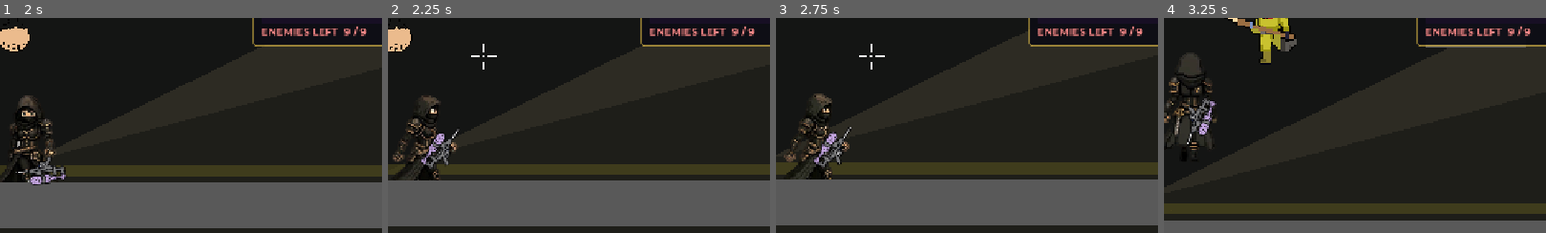
Above: before the commit, frames 1-4 (left to right).
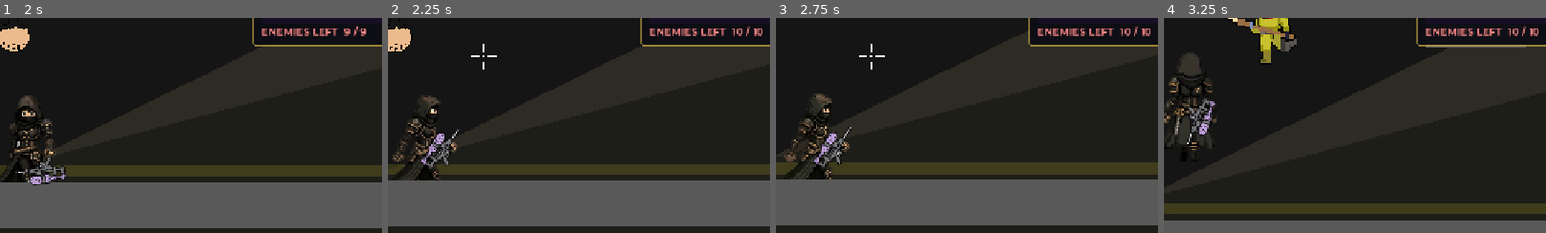
Above: after the commit, the same moments.

Repository: coyote321/BobaGame
Game: Godot game, scene res://Scenes/MissionScene5.tscn
Two runs of this game, one before a commit and one after it. Both use one fixed random seed, a clock stepped at 60 frames per second and the inputs below. This scene is started directly instead of the project's main scene. Sound files missing from this copy of the repository are replaced by a short silence.
Inputs (mouse positions are % of the whole screen's width and height, from its top left):
- Up to frame 1 (2 s): tap Enter (ui_accept) at 0.5, 0.77, 1.52 s; move the mouse to (72, 45) at 0.52 s; press the mouse at (72, 45) at 0.53 s; hold D (move_right) 0.53-1.28 s; tap E (interact) at 1.25 s; move the mouse to (30, 55) at 1.27 s; release the mouse at (30, 55) at 1.28 s; hold S (move_down) from 1.28 s (still down); tap G (ability) at 1.35 s; click (30, 55) at 1.55 s
- Up to frame 2 (2.25 s): move the mouse to (60, 28) at 2.02 s; release S (move_down) at 2.03 s; hold D (move_right) from 2.03 s (still down); hold Right mouse button (aim) from 2.03 s (still down)
- Up to frame 3 (2.75 s): keep holding D (move_right); keep holding Right mouse button (aim); click (60, 28) at 2.3 s
- Up to frame 4 (3.25 s): move the mouse to (45, 70) at 2.77 s; release D (move_right) at 2.78 s; release Right mouse button (aim) at 2.78 s; hold W (move_up) from 2.78 s (still down); click (45, 70) at 2.85 s; tap Enter (ui_accept) at 3.02 s
The pictures show only the part of the screen within x 47-97%, y 19-69%; the shares and areas given below are measured in that part.

Frame 1 is identical in both runs. In frame 2, 0.2% of the frame differs, in the area x 90-98%, y 3-9%; in frame 3, 0.2%; in frame 4, 0.2%.

Commit message:
new boss

Diff:
--- a/Scripts/ReactorBossAI.gd
+++ b/Scripts/ReactorBossAI.gd
@@ -1,10 +1,33 @@
 extends "res://Scripts/EnemyBase.gd"
 
 const SLIME_SCENE: PackedScene = preload("res://Scenes/SlimeEnemy.tscn")
+const SUMMON_TEXTURE: Texture2D = preload("res://Assets/Sprites/reactor_boss_summon.png")
+const BOSS_FRAME_COUNT: int = 10
+const BOSS_ROW_COUNT: int = 3
+const WALK_ROW: int = 0
+const SUMMON_ROW: int = 1
+const HURT_DEATH_ROW: int = 2
+const WALK_FIRST_FRAME: int = 0
+const WALK_LAST_FRAME: int = 9
+const SUMMON_FIRST_FRAME: int = 0
+const SUMMON_LAST_FRAME: int = 2
+const HURT_FRAME: int = 0
+const DEATH_FIRST_FRAME: int = 1
+const DEATH_LAST_FRAME: int = 8
+const WALK_FPS: float = 10.0
+const SUMMON_FPS: float = 10.0
+const DEATH_FPS: float = 8.0
+const SUMMON_ANIMATION_TIME: float = 0.75
 
 var _phase: int = 0
 var _special_cooldown: float = 2.4
-var _slime_spawn_cooldown: float = 4.0
+var _slime_spawn_cooldown: float = 2.0
+var _boss_sprite: Sprite2D
+var _boss_row: int = WALK_ROW
+var _boss_frame: int = 0
+var _boss_animation_timer: float = 0.0
+var _summon_visual_timer: float = 0.0
+var _boss_faces_left: bool = false
 
 func is_reactor_overlord() -> bool:
 	return true
@@ -17,13 +40,13 @@
 	detection_range = 1100.0
 	attack_range = 150.0
 	_body_color = Color(0.28, 0.85, 0.18, 1)
-	_body_size = Vector2(164, 164)
-	_body_offset = Vector2(-82, -82)
+	_body_size = Vector2(112, 112)
+	_body_offset = Vector2(-56, -56)
 	_patrol_extent = Vector2(240, 140)
 	_idle_wait_range = Vector2(0.2, 0.8)
 	_alert_icon_text = "!!!"
 	_alert_font_size = 24
-	_alert_offset = Vector2(-22, -118)
+	_alert_offset = Vector2(-22, -92)
 	_alert_blink_multiplier = 8.0
 	_xp_reward_target = 500
 
@@ -31,18 +54,23 @@
 
 func setup_visuals():
 	super.setup_visuals()
+	_setup_boss_sprite()
 	if body_rect:
 		body_rect.position = _body_offset
 		body_rect.size = _body_size
 		body_rect.color = Color(0.75, 0.95, 0.12, 1) if is_target else _body_color
+		body_rect.visible = false
+	if has_node("CoreGlow"):
+		$CoreGlow.visible = false
 	if health_bar:
-		health_bar.position = Vector2(-95, -118)
-		health_bar.size = Vector2(190, 12)
+		health_bar.position = Vector2(-60, -92)
+		health_bar.size = Vector2(120, 10)
 		health_bar.max_value = max_health
 		health_bar.value = health
 
 func _physics_process(delta):
 	super._physics_process(delta)
+	_update_boss_sprite(delta)
 	if is_dead:
 		return
 	_special_cooldown -= delta
@@ -52,13 +80,54 @@
 	_slime_spawn_cooldown -= delta
 	if player and is_instance_valid(player) and _slime_spawn_cooldown <= 0.0:
 		_try_periodic_slime_spawn()
-		_slime_spawn_cooldown = randf_range(5.5, 8.0)
+		_slime_spawn_cooldown = randf_range(2.6, 4.0)
 
 func take_damage(amount: float):
-	super.take_damage(amount)
 	if is_dead:
 		return
+
+	health -= amount
+	if health_bar:
+		health_bar.value = health
+	_update_health_bar_color()
+	show_damage_number(amount)
+
+	if health <= 0:
+		die()
+		return
+
+	hurt_timer = 0.2
+	state = State.HURT
+	_start_boss_animation(HURT_DEATH_ROW, HURT_FRAME)
 	_update_phase()
+
+func die():
+	if is_dead:
+		return
+	is_dead = true
+	state = State.DEAD
+	velocity = Vector2.ZERO
+
+	if not GameManager.mission_aborting:
+		if is_target:
+			GameManager.add_xp(_xp_reward_target)
+		else:
+			GameManager.add_xp(_xp_reward)
+		GameManager.update_quest_progress("kill_enemies", 1)
+
+	died.emit(self)
+	remove_from_group("enemy")
+
+	if health_bar:
+		health_bar.visible = false
+	if alert_indicator:
+		alert_indicator.visible = false
+	if has_node("CollisionShape2D"):
+		$CollisionShape2D.set_deferred("disabled", true)
+
+	_start_boss_animation(HURT_DEATH_ROW, DEATH_FIRST_FRAME)
+	await get_tree().create_timer(float(DEATH_LAST_FRAME - DEATH_FIRST_FRAME + 1) / DEATH_FPS).timeout
+	queue_free()
 
 func perform_attack():
 	if not player or not player.has_method("take_damage"):
@@ -95,6 +164,7 @@
 	var holder := get_parent()
 	if holder == null:
 		return
+	_play_summon_animation()
 	for i in range(count):
 		var slime = SLIME_SCENE.instantiate()
 		var angle: float = (TAU / float(max(count, 1))) * float(i)
@@ -103,6 +173,102 @@
 		var mission = get_tree().current_scene
 		if mission and mission.has_method("_connect_enemy"):
 			mission._connect_enemy(slime)
+
+func _setup_boss_sprite() -> void:
+	if has_node("BossSprite") and $BossSprite is Sprite2D:
+		_boss_sprite = $BossSprite
+	else:
+		_boss_sprite = Sprite2D.new()
+		_boss_sprite.name = "BossSprite"
+		add_child(_boss_sprite)
+		move_child(_boss_sprite, 0)
+
+	_boss_sprite.texture = SUMMON_TEXTURE
+	_boss_sprite.hframes = BOSS_FRAME_COUNT
+	_boss_sprite.vframes = BOSS_ROW_COUNT
+	_boss_sprite.texture_filter = CanvasItem.TEXTURE_FILTER_NEAREST
+	_boss_sprite.position = Vector2(0, -14)
+	_boss_sprite.scale = Vector2(1.35, 1.35)
+	_boss_sprite.z_index = 1
+	_boss_sprite.modulate = Color(1.12, 1.08, 1.0, 1) if is_target else Color.WHITE
+	_set_boss_frame(WALK_FIRST_FRAME, WALK_ROW)
+
+func _play_summon_animation() -> void:
+	_summon_visual_timer = SUMMON_ANIMATION_TIME
+	_boss_animation_timer = 0.0
+	_start_boss_animation(SUMMON_ROW, SUMMON_FIRST_FRAME)
+
+func _update_boss_sprite(delta: float) -> void:
+	if not _boss_sprite:
+		return
+
+	_update_boss_facing()
+
+	if is_dead:
+		_advance_boss_animation(delta, DEATH_FPS, false, DEATH_FIRST_FRAME, DEATH_LAST_FRAME)
+		return
+
+	if state == State.HURT:
+		_start_boss_animation(HURT_DEATH_ROW, HURT_FRAME)
+		return
+
+	if _summon_visual_timer > 0.0:
+		_summon_visual_timer -= delta
+		_start_boss_animation(SUMMON_ROW, SUMMON_FIRST_FRAME)
+		_advance_boss_animation(delta, SUMMON_FPS, true, SUMMON_FIRST_FRAME, SUMMON_LAST_FRAME)
+		return
+
+	if velocity.length_squared() > 1.0:
+		_start_boss_animation(WALK_ROW, WALK_FIRST_FRAME)
+		_advance_boss_animation(delta, WALK_FPS, true, WALK_FIRST_FRAME, WALK_LAST_FRAME)
+	else:
+		_start_boss_animation(WALK_ROW, WALK_FIRST_FRAME)
+
+func _update_boss_facing() -> void:
+	if not _boss_sprite:
+		return
+
+	var face_vector := velocity
+	if state == State.ATTACK and player and is_instance_valid(player):
+		face_vector = player.global_position - global_position
+	if absf(face_vector.x) > 0.1:
+		_boss_faces_left = face_vector.x < 0.0
+		_apply_boss_flip()
+
+func _start_boss_animation(row: int, frame_index: int = 0) -> void:
+	if _boss_row == row:
+		return
+	_boss_row = row
+	_boss_frame = frame_index
+	_boss_animation_timer = 0.0
+	_set_boss_frame(_boss_frame, _boss_row)
+
+func _advance_boss_animation(delta: float, fps: float, loops: bool, first_frame: int, last_frame: int) -> void:
+	_boss_animation_timer += delta
+	var frame_time := 1.0 / fps
+	while _boss_animation_timer >= frame_time:
+		_boss_animation_timer -= frame_time
+		if _boss_frame >= last_frame:
+			if not loops:
+				_set_boss_frame(last_frame, _boss_row)
+				return
+			_boss_frame = first_frame
+		else:
+			_boss_frame += 1
+		_set_boss_frame(_boss_frame, _boss_row)
+
+func _set_boss_frame(frame_index: int, row: int) -> void:
+	_boss_frame = clampi(frame_index, 0, BOSS_FRAME_COUNT - 1)
+	_boss_row = clampi(row, 0, BOSS_ROW_COUNT - 1)
+	if _boss_sprite:
+		_boss_sprite.frame_coords = Vector2i(_boss_frame, _boss_row)
+		_apply_boss_flip()
+
+func _apply_boss_flip() -> void:
+	if not _boss_sprite:
+		return
+	var uses_reversed_hit_frame := _boss_row == HURT_DEATH_ROW and _boss_frame == HURT_FRAME
+	_boss_sprite.flip_h = not _boss_faces_left if uses_reversed_hit_frame else _boss_faces_left
 
 func _try_periodic_slime_spawn() -> void:
 	var holder := get_parent()
Binary file added: Assets/Sprites/reactor_boss_summon.png
Not shown, added: Assets/Sprites/reactor_boss_summon.png.import
Not shown, changed: .cursor/debug-2bc24f.log
